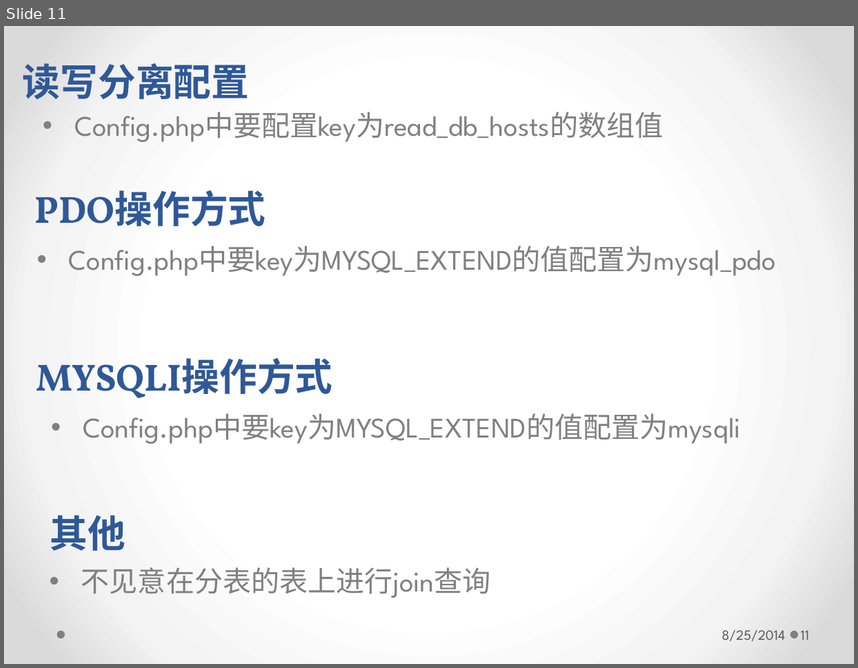
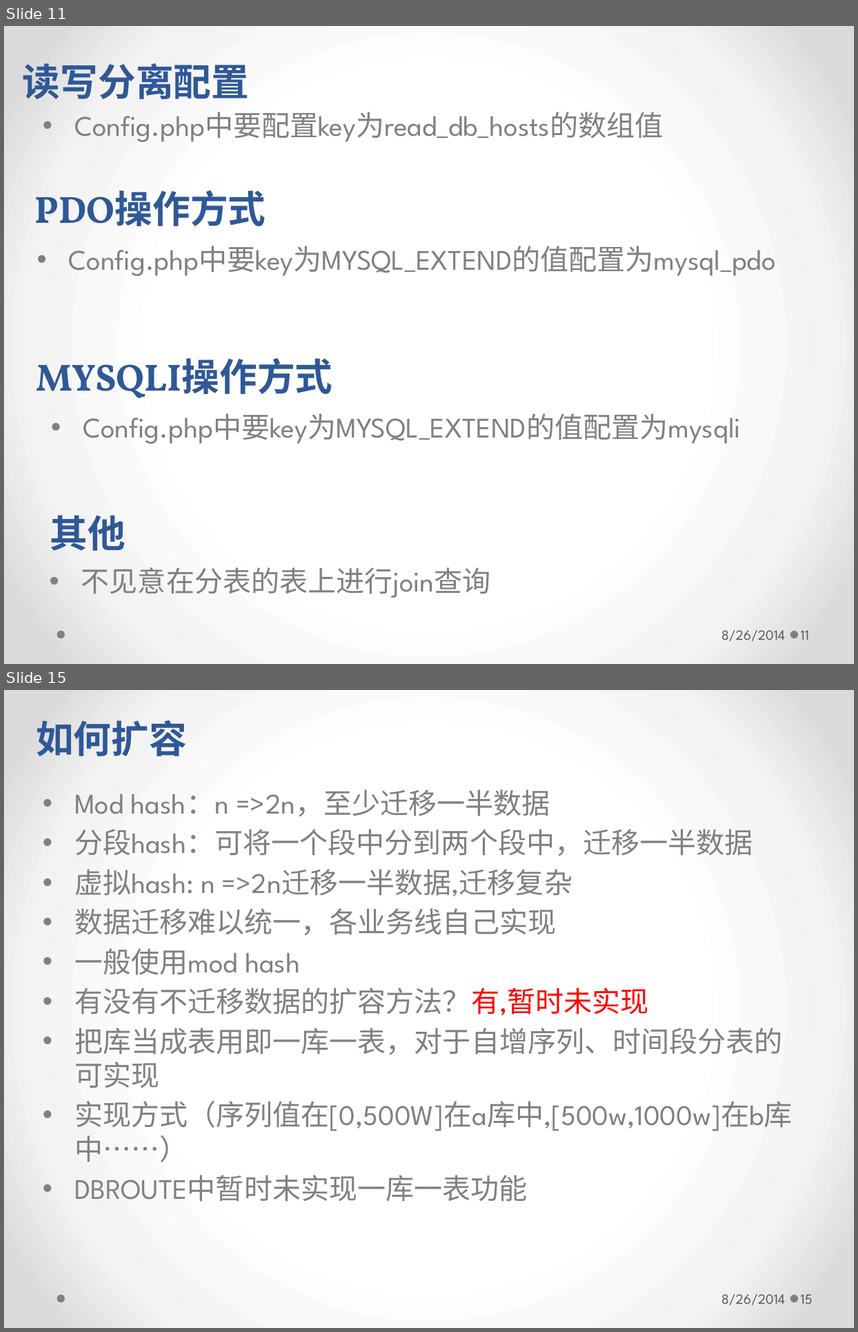
Before and after one commit to longhaisheng/dbroute, a slide deck: dbroute.pptx. Shown one above the other, each under a label of ours: slide 11 before the commit, slides 11 and 15 after it; the slides between them are not shown. The pictures are 858x668 and 858x1332 pixels, drawn with LibreOffice and Linux fonts; fonts in the diff are those of the drawing. Boxes give left, top, right and bottom in pixels: in the first picture for what was removed or moved away, otherwise in the second. Text is boxed around its words. In the diff, an @@ line names an element or a change of style, - is before the commit and + after.

```diff
--- a/dbroute.pptx
+++ b/dbroute.pptx
@@ slide 15 added at (x1=4, y1=690, x2=854, y2=1328), background gradient #FFFFFF to #F4F4F4 to #DADADA; not listed: 2 template elements that a slide beside it also shows @@
@@ text added at (x1=36, y1=720, x2=187, y2=756), 32 pt, text #2F5897, bold @@
+如何扩容
@@ text added at (x1=74, y1=789, x2=793, y2=1201), 24 pt, text #808080 @@
+• Mod hash：n =>2n，至少迁移一半数据
+• 分段hash：可将一个段中分到两个段中，迁移一半数据
+• 虚拟hash: n =>2n迁移一半数据,迁移复杂
+• 数据迁移难以统一，各业务线自己实现
+• 一般使用mod hash
+• 有没有不迁移数据的扩容方法？有,暂时未实现
+• 把库当成表用即一库一表，对于自增序列、时间段分表的可实现
+• 实现方式（序列值在[0,500W]在a库中,[500w,1000w]在b库中……）
+• DBROUTE中暂时未实现一库一表功能
@@ text added at (x1=722, y1=1294, x2=785, y2=1305), 12 pt, text #595959 @@
+8/26/2014
@@ page number added at (x1=801, y1=1294, x2=813, y2=1303), 12 pt, text #595959 @@
+15
@@ slide 11 changed as well @@
@@ text at (x1=722, y1=630, x2=785, y2=641): text changed @@
-8/25/2014
+8/26/2014
```
Also in this commit, not shown: 12 other slides changed, 6 other slides added.
